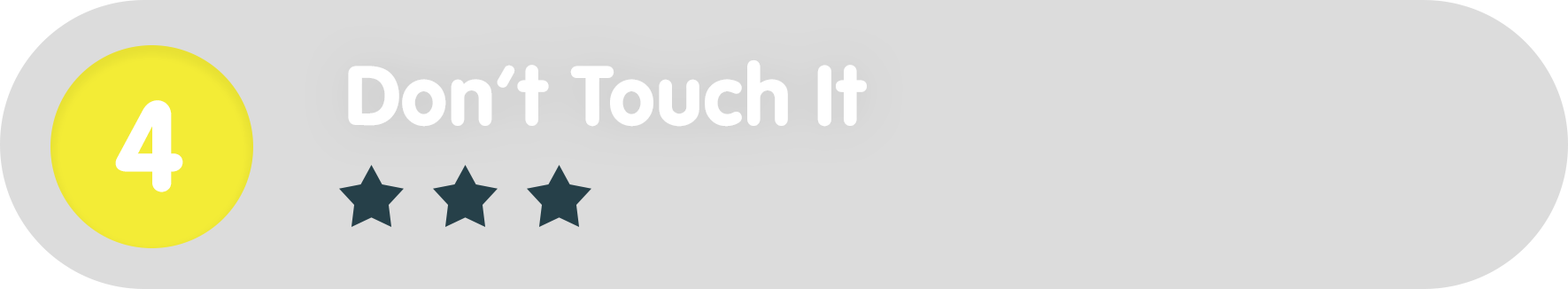
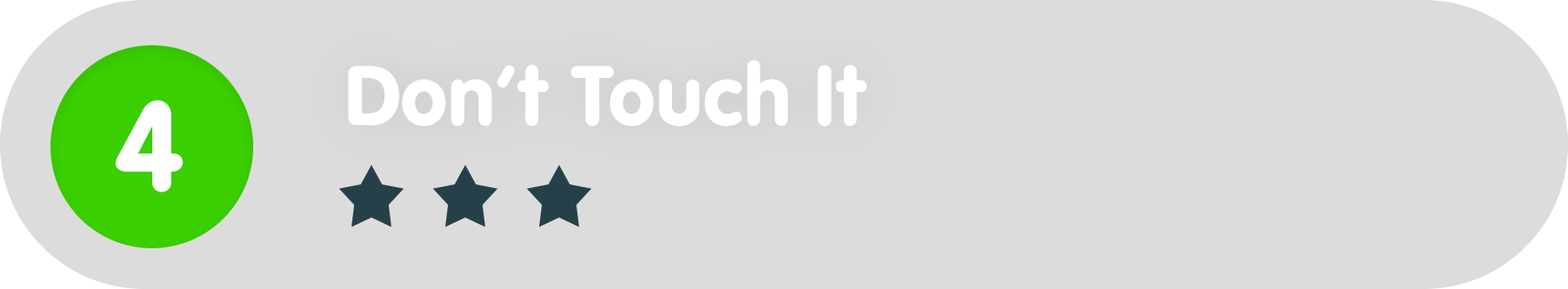
Layers edited between the first and the second 1568px x 289px image:
painted on "Ellipse_green" over [50, 45, 254, 248]
